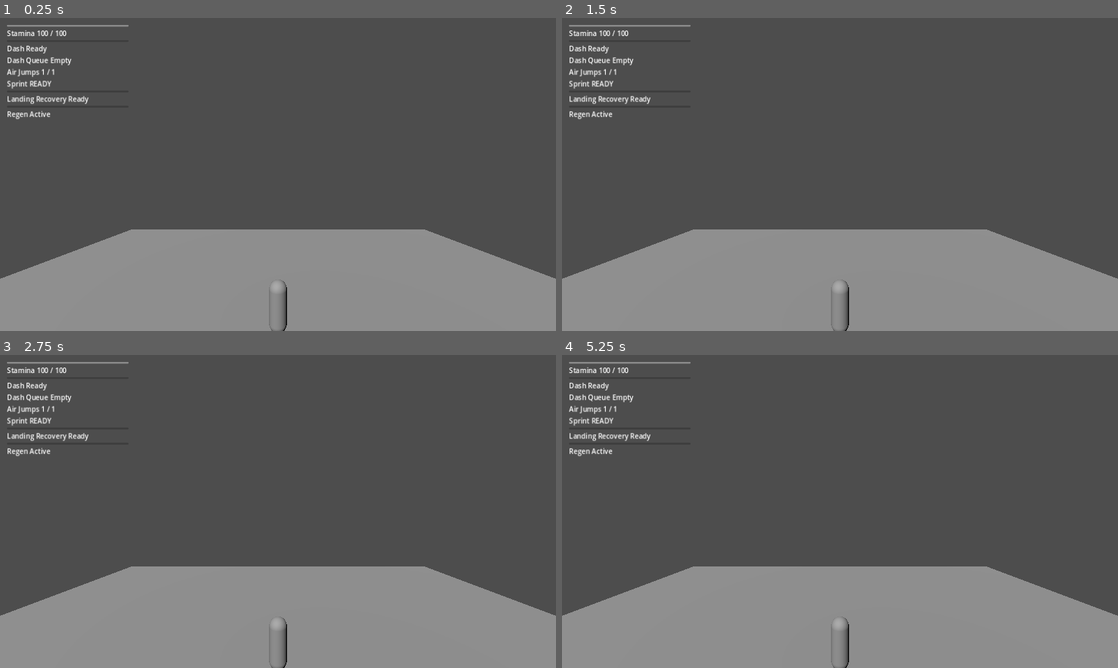
Above: before the commit, frames 1-4 (two rows, left to right).
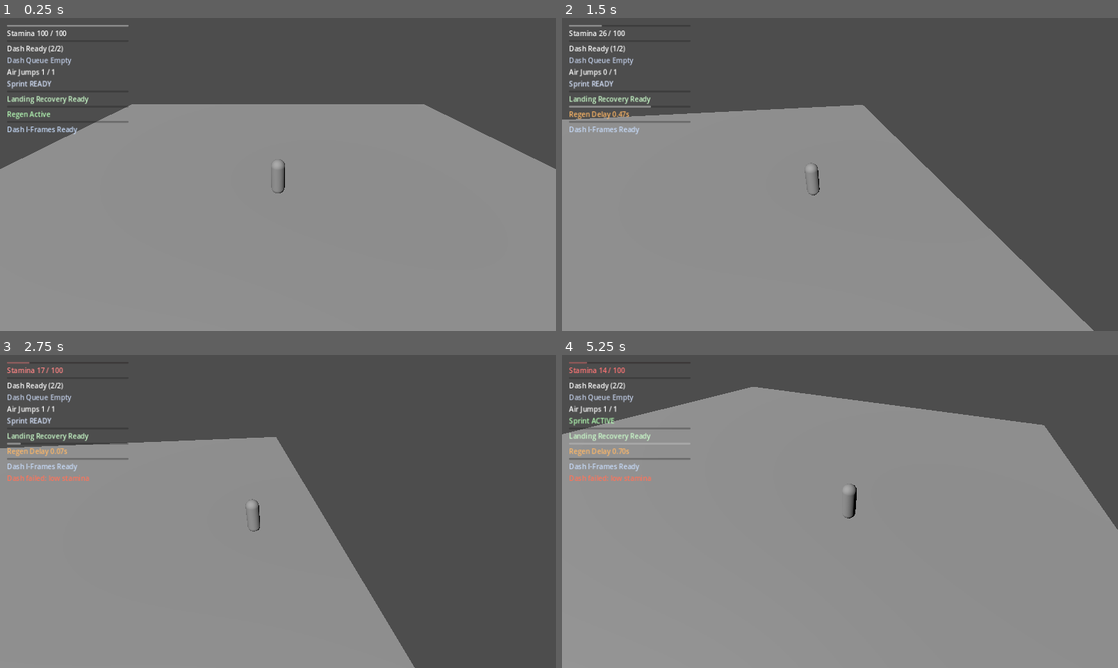
Above: after the commit, the same moments.

Repository: thegoatleroyjenkins/arpg-game
Game: Godot game, scene res://prototype3d/main_3d.tscn
Same seed, same stepped clock (60 frames per second), same inputs: the game is played once before the commit and once after it. This scene is started directly instead of the project's main scene.
Inputs (mouse positions are in pixels of both pictures, inside the frame that each line leads up to):
- Up to frame 1 (0.25 s): no input
- Up to frame 2 (1.5 s): tap Enter (ui_accept) at 0.5 s; move the mouse to (962, 158) at 0.52 s; hold D (move_right) 0.53-1.25 s; hold Shift (sprint) 0.53-1.25 s; tap Q (dash) at 0.6 s; click (962, 158) at 0.67 s; tap Space (jump) at 0.77, 1.07 s; drag from (728, 190) to (812, 237) at 1.27 s
- Up to frame 3 (2.75 s): move the mouse to (333, 442) at 2.02 s; hold D (move_right) from 2.03 s (still down); tap Space (jump) at 2.1 s; tap Q (dash) at 2.3 s
- Up to frame 4 (5.25 s): release D (move_right) at 2.75 s; drag from (812, 574) to (673, 464) at 2.77 s; move the mouse to (1006, 558) at 3.52 s; hold A (move_left) 3.53-4.25 s; tap Q (dash) at 3.6, 5.1 s; tap Space (jump) at 3.77, 3.8, 4.07 s; drag from (673, 464) to (756, 433) at 4.27 s; move the mouse to (867, 511) at 5.02 s; hold S (move_down) from 5.03 s (still down); hold Shift (sprint) from 5.03 s (still down); click (867, 511) at 5.17 s

The runs differ from the first frame. In frame 1, 39% of the frame differs, in the area x 0-100%, y 8-100%; in frame 2, 30%; in frame 3, 33%; in frame 4, 52%, in the area x 0-100%, y 2-100%.
Error before the commit: Parse Error: Cannot infer the type of "speed_cap" variable because the value doesn't have a set type. (res://prototype3d/player_3d.gd:277)

Commit message:
Add data-driven dash invulnerability window with HUD readout

Diff:
--- a/prototype3d/main_3d.tscn
+++ b/prototype3d/main_3d.tscn
@@ -114,6 +114,16 @@
 layout_mode = 2
 text = "Regen Active"
 
+[node name="DashInvulnerabilityBar" type="ProgressBar" parent="StaminaHud/MarginContainer/VBoxContainer"]
+layout_mode = 2
+max_value = 0.12
+value = 0.0
+show_percentage = false
+
+[node name="DashInvulnerabilityLabel" type="Label" parent="StaminaHud/MarginContainer/VBoxContainer"]
+layout_mode = 2
+text = "Dash I-Frames Ready"
+
 [node name="StaminaWarningLabel" type="Label" parent="StaminaHud/MarginContainer/VBoxContainer"]
 visible = false
 layout_mode = 2
--- a/prototype3d/player_3d.gd
+++ b/prototype3d/player_3d.gd
@@ -16,6 +16,7 @@
 signal landing_recovery_changed(remaining: float, max_value: float)
 signal stamina_regen_delay_changed(remaining: float, max_value: float)
 signal stamina_action_failed(reason: String, remaining: float)
+signal dash_invulnerability_changed(remaining: float, max_value: float)
 
 var look_target: Vector3
 var target_camera_distance: float = 0.0
@@ -37,6 +38,7 @@
 var camera_impulse_offset: Vector3 = Vector3.ZERO
 var landing_recovery_left: float = 0.0
 var stamina_action_warning_cooldown_left: float = 0.0
+var dash_invulnerability_left: float = 0.0
 var sprinting_now: bool = false
 var _last_emitted_sprinting: bool = false
 var _last_emitted_sprint_exhausted: bool = false
@@ -56,6 +58,7 @@
 	_emit_sprint_state_changed(true)
 	_emit_landing_recovery_changed()
 	_emit_stamina_regen_delay_changed()
+	_emit_dash_invulnerability_changed()
 	Input.set_mouse_mode(Input.MOUSE_MODE_CAPTURED)
 
 func _unhandled_input(event: InputEvent) -> void:
@@ -73,6 +76,10 @@
 	var was_on_floor := is_on_floor()
 	if stamina_action_warning_cooldown_left > 0.0:
 		stamina_action_warning_cooldown_left = max(0.0, stamina_action_warning_cooldown_left - delta)
+
+	if dash_invulnerability_left > 0.0:
+		dash_invulnerability_left = max(0.0, dash_invulnerability_left - delta)
+		_emit_dash_invulnerability_changed()
 
 	# Jump buffering gives more forgiving timing before landing.
 	if _is_jump_just_pressed():
@@ -225,12 +232,12 @@
 	move_and_slide()
 
 	if not was_on_floor and is_on_floor() and pre_move_vertical_velocity <= -absf(tuning.hard_landing_speed_threshold):
-		var landing_speed := absf(pre_move_vertical_velocity)
-		var threshold_speed := absf(tuning.hard_landing_speed_threshold)
-		var max_penalty_speed := max(threshold_speed + 0.01, absf(tuning.hard_landing_max_penalty_speed))
-		var landing_impact_t := clamp((landing_speed - threshold_speed) / (max_penalty_speed - threshold_speed), 0.0, 1.0)
-		var min_penalty_multiplier := clamp(tuning.hard_landing_min_penalty_multiplier, 0.1, 1.0)
-		var landing_penalty_multiplier := lerpf(min_penalty_multiplier, 1.0, landing_impact_t)
+		var landing_speed: float = absf(pre_move_vertical_velocity)
+		var threshold_speed: float = absf(tuning.hard_landing_speed_threshold)
+		var max_penalty_speed: float = max(threshold_speed + 0.01, absf(tuning.hard_landing_max_penalty_speed))
+		var landing_impact_t: float = clamp((landing_speed - threshold_speed) / (max_penalty_speed - threshold_speed), 0.0, 1.0)
+		var min_penalty_multiplier: float = clamp(tuning.hard_landing_min_penalty_multiplier, 0.1, 1.0)
+		var landing_penalty_multiplier: float = lerpf(min_penalty_multiplier, 1.0, landing_impact_t)
 		landing_recovery_left = max(
 			landing_recovery_left,
 			max(0.0, tuning.hard_landing_recovery_time) * landing_penalty_multiplier
@@ -274,9 +281,9 @@
 	var horizontal_speed := horizontal_velocity.length()
 	if horizontal_speed <= 0.01:
 		return
-	var speed_cap := tuning.move_speed * max(1.0, tuning.sprint_multiplier) * max(1.0, tuning.sprint_jump_speed_cap_multiplier)
-	var boosted_speed := min(horizontal_speed * boost_multiplier, speed_cap)
-	var boosted_velocity := horizontal_velocity.normalized() * boosted_speed
+	var speed_cap: float = tuning.move_speed * max(1.0, tuning.sprint_multiplier) * max(1.0, tuning.sprint_jump_speed_cap_multiplier)
+	var boosted_speed: float = min(horizontal_speed * boost_multiplier, speed_cap)
+	var boosted_velocity: Vector3 = horizontal_velocity.normalized() * boosted_speed
 	velocity.x = boosted_velocity.x
 	velocity.z = boosted_velocity.z
 
@@ -291,6 +298,8 @@
 	dash_direction = dash_direction.normalized()
 	dash_time_left = tuning.dash_duration
 	dash_cooldown_left = tuning.dash_cooldown
+	dash_invulnerability_left = max(dash_invulnerability_left, max(0.0, tuning.dash_invulnerability_duration))
+	_emit_dash_invulnerability_changed()
 	dash_charges = max(0, dash_charges - 1)
 	if dash_charges < max(1, tuning.dash_max_charges) and dash_charge_recharge_left <= 0.0:
 		dash_charge_recharge_left = max(0.01, tuning.dash_charge_recovery_time)
@@ -475,3 +484,12 @@
 
 func _emit_landing_recovery_changed() -> void:
 	landing_recovery_changed.emit(landing_recovery_left, _landing_recovery_max())
+
+func _dash_invulnerability_max() -> float:
+	return max(0.01, tuning.dash_invulnerability_duration)
+
+func has_dash_invulnerability() -> bool:
+	return dash_invulnerability_left > 0.0
+
+func _emit_dash_invulnerability_changed() -> void:
+	dash_invulnerability_changed.emit(dash_invulnerability_left, _dash_invulnerability_max())
--- a/prototype3d/player_tuning_3d.gd
+++ b/prototype3d/player_tuning_3d.gd
@@ -68,6 +68,9 @@
 @export_range(0.0, 1.0, 0.01) var dash_steer_control: float = 0.35
 @export var dash_steer_responsiveness: float = 14.0
 
+@export_group("Dash Defense")
+@export var dash_invulnerability_duration: float = 0.12
+
 @export_group("Camera")
 @export var camera_smooth: float = 8.0
 @export var camera_height: float = 7.0
--- a/prototype3d/stamina_hud_3d.gd
+++ b/prototype3d/stamina_hud_3d.gd
@@ -13,6 +13,8 @@
 @onready var landing_recovery_label: Label = $MarginContainer/VBoxContainer/LandingRecoveryLabel
 @onready var stamina_regen_delay_bar: ProgressBar = $MarginContainer/VBoxContainer/StaminaRegenDelayBar
 @onready var stamina_regen_delay_label: Label = $MarginContainer/VBoxContainer/StaminaRegenDelayLabel
+@onready var dash_invulnerability_bar: ProgressBar = $MarginContainer/VBoxContainer/DashInvulnerabilityBar
+@onready var dash_invulnerability_label: Label = $MarginContainer/VBoxContainer/DashInvulnerabilityLabel
 @onready var stamina_warning_label: Label = $MarginContainer/VBoxContainer/StaminaWarningLabel
 
 var dash_charges_current: int = 0
@@ -56,6 +58,9 @@
 		return
 	if not player.has_signal("stamina_action_failed"):
 		push_warning("StaminaHud3D target does not expose stamina_action_failed signal")
+		return
+	if not player.has_signal("dash_invulnerability_changed"):
+		push_warning("StaminaHud3D target does not expose dash_invulnerability_changed signal")
 		return
 
 	player.stamina_changed.connect(_on_stamina_changed)
@@ -67,6 +72,7 @@
 	player.landing_recovery_changed.connect(_on_landing_recovery_changed)
 	player.stamina_regen_delay_changed.connect(_on_stamina_regen_delay_changed)
 	player.stamina_action_failed.connect(_on_stamina_action_failed)
+	player.dash_invulnerability_changed.connect(_on_dash_invulnerability_changed)
 	var current_stamina := float(player.get("stamina"))
 	var current_dash_cooldown := float(player.call("_next_dash_ready_remaining"))
 	var current_dash_buffer := float(player.get("dash_buffer_left"))
@@ -74,6 +80,7 @@
 	var current_air_jumps := int(player.get("air_jumps_left"))
 	var current_landing_recovery := float(player.get("landing_recovery_left"))
 	var current_stamina_regen_delay := float(player.get("stamina_regen_delay_left"))
+	var current_dash_invulnerability := float(player.get("dash_invulnerability_left"))
 	var tuning_resource: Resource = player.get("tuning")
 	var max_stamina := 100.0
 	var max_dash_cooldown := 1.0
@@ -82,6 +89,7 @@
 	var max_air_jumps := 0
 	var max_landing_recovery := 0.18
 	var max_stamina_regen_delay := 0.7
+	var max_dash_invulnerability := 0.12
 	if tuning_resource != null:
 		max_stamina = float(tuning_resource.get("max_stamina"))
 		max_dash_cooldown = max(0.01, float(player.call("_next_dash_ready_max")))
@@ -90,6 +98,7 @@
 		max_air_jumps = max(0, int(tuning_resource.get("max_air_jumps")))
 		max_landing_recovery = max(0.01, float(tuning_resource.get("hard_landing_recovery_time")))
 		max_stamina_regen_delay = max(0.01, float(tuning_resource.get("stamina_regen_delay")))
+		max_dash_invulnerability = max(0.01, float(tuning_resource.get("dash_invulnerability_duration")))
 		if tuning_resource.has_method("get"):
 			low_stamina_warning_ratio = clamp(float(tuning_resource.get("low_stamina_warning_ratio")), 0.0, 1.0)
 			low_stamina_pulse_speed = max(0.01, float(tuning_resource.get("low_stamina_pulse_speed")))
@@ -105,6 +114,7 @@
 	_on_sprint_state_changed(bool(player.get("sprinting_now")), bool(player.get("sprint_exhausted")))
 	_on_landing_recovery_changed(current_landing_recovery, max_landing_recovery)
 	_on_stamina_regen_delay_changed(current_stamina_regen_delay, max_stamina_regen_delay)
+	_on_dash_invulnerability_changed(current_dash_invulnerability, max_dash_invulnerability)
 
 func _process(delta: float) -> void:
 	if low_stamina_active:
@@ -142,8 +152,8 @@
 		dash_cooldown_label.text = "Dash %.2fs (%d/%d)" % [remaining, dash_charges_current, dash_charges_max]
 
 func _on_dash_buffer_changed(remaining: float, max_value: float) -> void:
-	var clamped_max := max(0.01, max_value)
-	var clamped_remaining := clamp(remaining, 0.0, clamped_max)
+	var clamped_max: float = max(0.01, max_value)
+	var clamped_remaining: float = clamp(remaining, 0.0, clamped_max)
 	if clamped_remaining > 0.0:
 		dash_buffer_label.text = "Dash Queue %.2fs" % clamped_remaining
 		dash_buffer_label.modulate = Color(0.95, 0.9, 0.5)
@@ -198,3 +208,13 @@
 		return
 	stamina_warning_label.text = "%s failed: low stamina" % reason
 	stamina_warning_label.visible = true
+
+func _on_dash_invulnerability_changed(remaining: float, max_value: float) -> void:
+	dash_invulnerability_bar.max_value = max(0.01, max_value)
+	dash_invulnerability_bar.value = clamp(remaining, 0.0, dash_invulnerability_bar.max_value)
+	if remaining > 0.01:
+		dash_invulnerability_label.text = "Dash I-Frames %.2fs" % remaining
+		dash_invulnerability_label.modulate = Color(0.72, 0.95, 1.0)
+	else:
+		dash_invulnerability_label.text = "Dash I-Frames Ready"
+		dash_invulnerability_label.modulate = Color(0.78, 0.86, 0.98)
Not shown, changed: README.md
